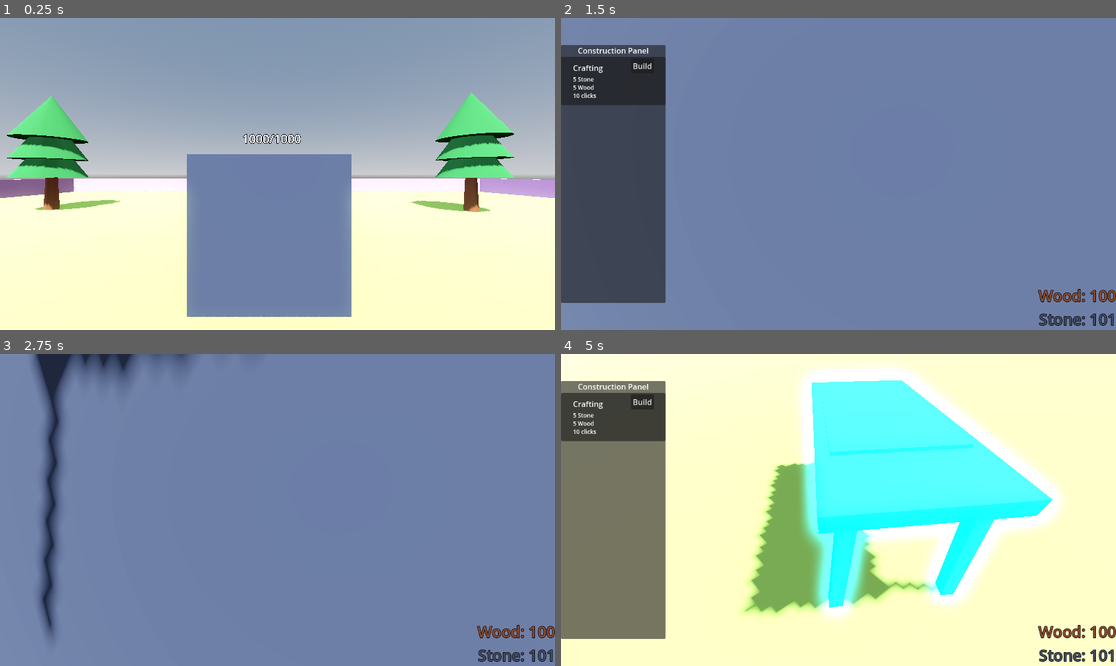
Above: before the commit, frames 1-4 (two rows, left to right).
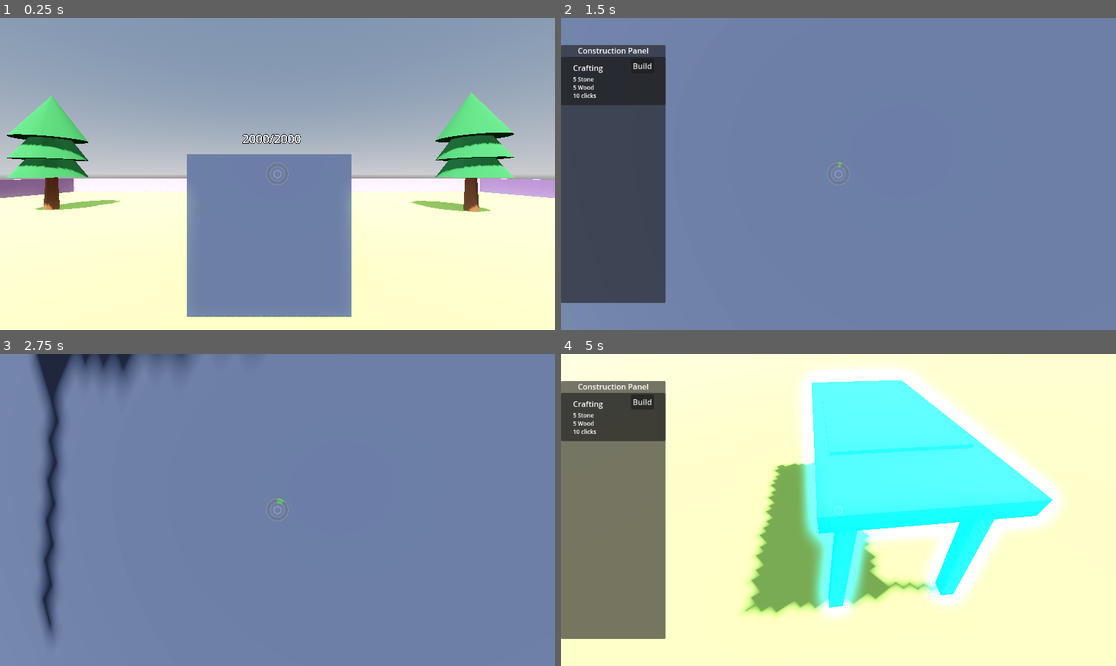
Above: after the commit, the same moments.

Repository: VrituuRuby/golem-factory
Game: Godot game, scene res://scenes/world/world.tscn
Two runs of this game, one before a commit and one after it. Both use one fixed random seed, a clock stepped at 60 frames per second and the inputs below.
Inputs (mouse positions are in pixels of both pictures, inside the frame that each line leads up to):
- Up to frame 1 (0.25 s): no input
- Up to frame 2 (1.5 s): move the mouse to (866, 174) at 0.52 s; hold W (up) from 0.53 s (still down); click (866, 174) at 0.6 s; tap Space (jump) at 0.77 s; move the mouse to (810, 174) at 1.27 s; tap B (toggle_build_panel) at 1.35 s
- Up to frame 3 (2.75 s): tap Space (jump) at 1.52 s; release W (up) at 2 s; click "Build" at 2 s
- Up to frame 4 (5 s): move the mouse to (849, 503) at 2.77 s; hold W (up) 2.78-4.28 s; click (849, 503) at 2.85 s; move the mouse to (832, 516) at 3.52 s; tap B (toggle_build_panel) at 3.6 s; tap Space (jump) at 3.77, 4.52 s; move the mouse to (1005, 556) at 4.27 s; hold A (left) from 4.28 s (still down); click (1005, 556) at 4.35 s

The runs differ from the first frame. In frame 1, 0.1% of the frame differs, in the area x 43-53%, y 37-54%; in frame 2, 0.7%; in frame 3, 0.7%, in the area x 47-100%, y 46-99%; in frame 4, 0.7%.

Commit message:
feat: displays workable progress in UI

Diff:
--- a/scenes/player/player.gd
+++ b/scenes/player/player.gd
@@ -15,6 +15,8 @@
 @export var head: Node3D
 @export var camera: Camera3D
 @export var ray_cast: RayCast3D
+
+signal display_progress(workable: Workable)
 
 func _ready():
 	Input.mouse_mode = Input.MOUSE_MODE_CAPTURED
@@ -58,6 +60,7 @@
 	camera.transform.origin = _headbob(t_bob)
 
 	move_and_slide()
+	_get_progress()
 
 
 func _headbob(t: float) -> Vector3:
@@ -72,3 +75,11 @@
 	if(collider is Workable):
 		var collision_position := ray_cast.get_collision_point()
 		collider._do_work(1,collision_position)
+
+
+func _get_progress():
+	var collider := ray_cast.get_collider() as Node
+	if(collider is Workable):
+		display_progress.emit(collider)
+	else:
+		display_progress.emit(null)
--- a/scenes/player/player.tscn
+++ b/scenes/player/player.tscn
@@ -7,6 +7,9 @@
 [ext_resource type="PackedScene" uid="uid://dbaespd6qnolr" path="res://scenes/ui/blueprint_option.tscn" id="4_lvxji"]
 [ext_resource type="Script" uid="uid://m6q54fj73t3d" path="res://scripts/data/build_data.gd" id="5_0owmy"]
 [ext_resource type="Resource" uid="uid://b85jsel4f1pcv" path="res://scenes/buildable/stations/crafting_station.tres" id="6_qek5x"]
+[ext_resource type="Texture2D" uid="uid://ko5gsqgjig7m" path="res://assets/ui/under.png" id="8_h17s1"]
+[ext_resource type="Texture2D" uid="uid://socuvr51almk" path="res://assets/ui/progress.png" id="9_je7p5"]
+[ext_resource type="Texture2D" uid="uid://dhs7iqw66rm15" path="res://assets/ui/crosshair.png" id="10_fm80t"]
 
 [sub_resource type="CapsuleShape3D" id="CapsuleShape3D_rwgxs"]
 
@@ -105,6 +108,45 @@
 [node name="BlueprintOption" parent="CanvasLayer/Control/Panel/BlueprintsList" instance=ExtResource("4_lvxji")]
 layout_mode = 2
 
+[node name="TextureProgressBar" type="TextureProgressBar" parent="CanvasLayer/Control"]
+layout_mode = 1
+anchors_preset = 8
+anchor_left = 0.5
+anchor_top = 0.5
+anchor_right = 0.5
+anchor_bottom = 0.5
+offset_left = -128.0
+offset_top = -128.0
+offset_right = 128.0
+offset_bottom = 128.0
+grow_horizontal = 2
+grow_vertical = 2
+scale = Vector2(0.185, 0.185)
+pivot_offset = Vector2(128, 128)
+fill_mode = 4
+texture_under = ExtResource("8_h17s1")
+texture_progress = ExtResource("9_je7p5")
+
+[node name="TextureRect" type="TextureRect" parent="CanvasLayer/Control"]
+modulate = Color(1, 1, 1, 0.24313726)
+layout_mode = 1
+anchors_preset = 8
+anchor_left = 0.5
+anchor_top = 0.5
+anchor_right = 0.5
+anchor_bottom = 0.5
+offset_left = -19.0
+offset_top = -19.0
+offset_right = 19.0
+offset_bottom = 19.0
+grow_horizontal = 2
+grow_vertical = 2
+scale = Vector2(0.5, 0.5)
+pivot_offset = Vector2(19, 19)
+texture = ExtResource("10_fm80t")
+stretch_mode = 5
+
+[connection signal="display_progress" from="." to="CanvasLayer/Control" method="_on_character_body_3d_display_progress"]
 [connection signal="select_blueprint" from="CanvasLayer/Control" to="Node" method="_on_control_select_blueprint"]
 
 [editable path="CanvasLayer/Control/Panel/BlueprintsList/BlueprintOption"]
--- a/scenes/player/ui.gd
+++ b/scenes/player/ui.gd
@@ -6,6 +6,8 @@
 @onready var _build_panel: Panel = $Panel
 @onready var _blueprints_list: VBoxContainer = $Panel/BlueprintsList
 @onready var _blueprint_option_scene: PackedScene = preload("res://scenes/ui/blueprint_option.tscn")
+
+@onready var _progress_bar: TextureProgressBar = $TextureProgressBar
 
 @export var builds_data: Array[BuildData]
 
@@ -59,3 +61,13 @@
 	else:
 		Input.mouse_mode = Input.MOUSE_MODE_CAPTURED
 		_build_panel.visible = false;
+
+
+func _on_character_body_3d_display_progress(workable: Workable) -> void:
+	if workable == null:
+		_progress_bar.visible = false
+		_progress_bar.value = 0
+	else:
+		_progress_bar.visible = true
+		var progress = float(workable.work_counter) / float(workable.required_work) * 100.0
+		_progress_bar.value = progress
--- a/scenes/world/world.tscn
+++ b/scenes/world/world.tscn
@@ -68,7 +68,8 @@
 
 [node name="Ore" parent="." instance=ExtResource("2_1fp7r")]
 transform = Transform3D(1, 0, 0, 0, 1, 0, 0, 0, 1, -0.09878349, 0.78513145, -6.1904297)
-required_work = 1
+available_amount = 2000
+required_work = 20
 
 [node name="Tree" parent="." instance=ExtResource("3_1fp7r")]
 transform = Transform3D(1, 0, 0, 0, 1, 0, 0, 0, 1, 7.8636227, 0.5430458, 3.8587255)
--- a/scripts/systems/workable.gd
+++ b/scripts/systems/workable.gd
@@ -11,8 +11,8 @@
 
 	work_counter += work_force
 	if work_counter >= required_work:
-		work_counter = 0
+		work_counter = required_work
 		_on_work_finished(pos)
 
 func _on_work_finished(pos: Vector3):
-	pass
+	work_counter = 0
--- a/scripts/systems/workable_source.gd
+++ b/scripts/systems/workable_source.gd
@@ -13,6 +13,7 @@
 	current_amount = available_amount
 
 func _on_work_finished(pos: Vector3):
+	super._on_work_finished(pos)
 	available_amount -= 1
 
 	var item = item_pickup.instantiate() as ItemPickup
Binary file added: assets/ui/crosshair.png
Not shown, added: assets/ui/crosshair.png.import
Binary file added: assets/ui/progress.png
Not shown, added: assets/ui/progress.png.import
Binary file added: assets/ui/under.png
Not shown, added: assets/ui/under.png.import
Not shown: 1 places in scenes/player/player.tscn that only renumber resources
